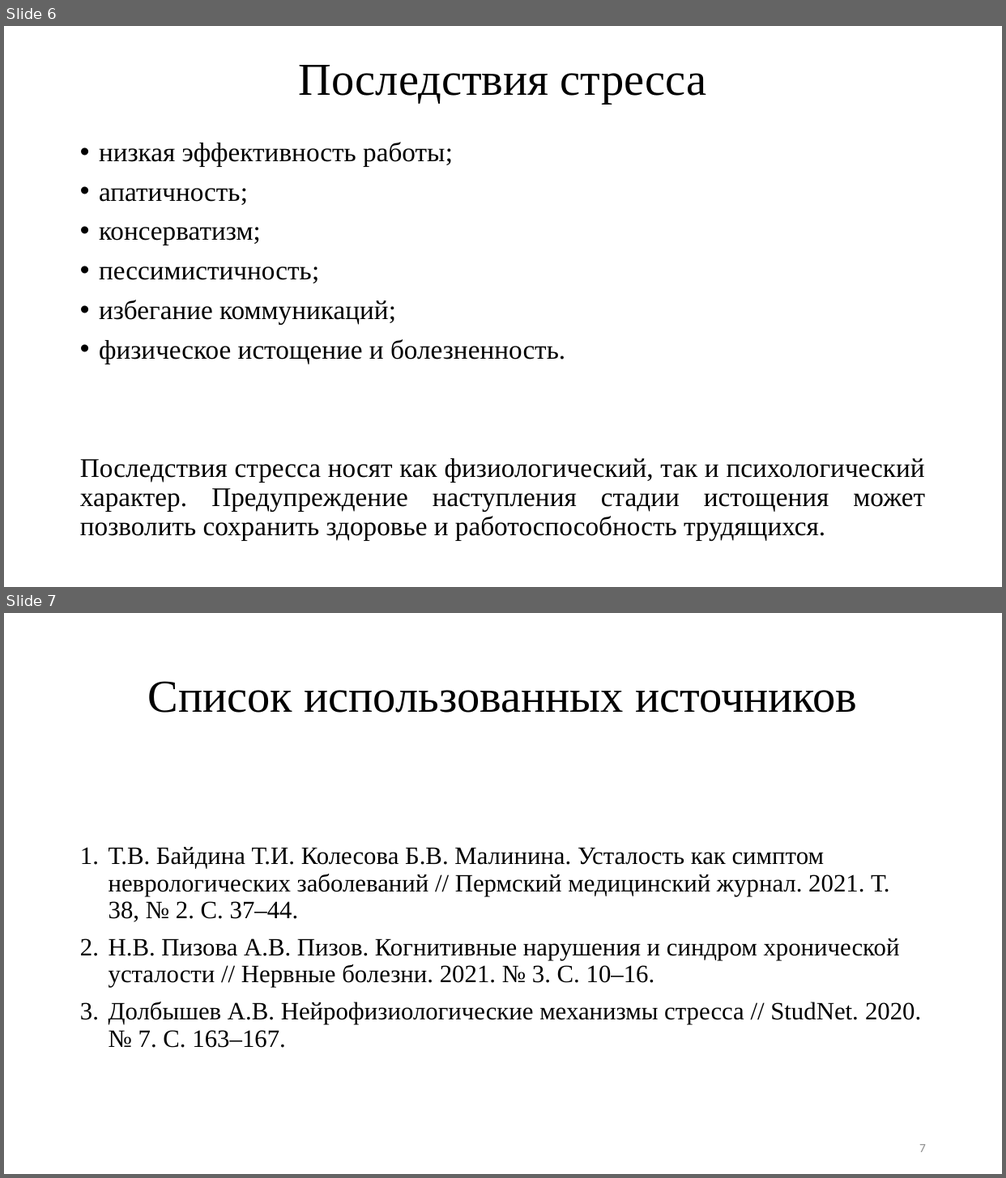
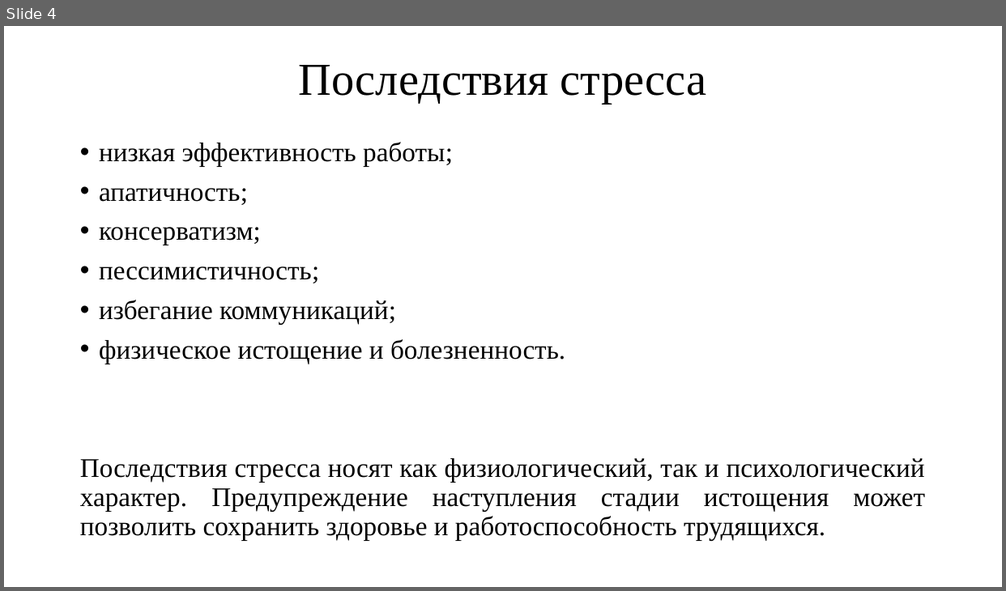
Before and after one commit to TheSawIsTheLaw/FatigueRecognitionSystem, a slide deck: Presentation/presentation.pptx. Shown one above the other, each under a label of ours: slides 6 and 7 before the commit, slide 4 after it. The pictures are 1006x1178 and 1006x591 pixels, drawn with LibreOffice and Linux fonts; fonts in the diff are those of the drawing. Boxes give left, top, right and bottom in pixels: in the first picture for what was removed or moved away, otherwise in the second. Text is boxed around its words. In the diff, an @@ line names an element or a change of style, - is before the commit and + after.

```diff
--- a/Presentation/presentation.pptx
+++ b/Presentation/presentation.pptx
@@ slide 7 removed at (4, 613, 1002, 1174), background #FFFFFF @@
@@ title removed at (148, 681, 857, 713) @@
-Список использованных источников
@@ text removed at (108, 847, 921, 1048) @@
-1. Т.В. Байдина Т.И. Колесова Б.В. Малинина. Усталость как симптом неврологических заболеваний // Пермский медицинский журнал. 2021. Т. 38, № 2. С. 37–44.
-2. Н.В. Пизова А.В. Пизов. Когнитивные нарушения и синдром хронической усталости // Нервные болезни. 2021. № 3. С. 10–16.
-3. Долбышев А.В. Нейрофизиологические механизмы стресса // StudNet. 2020. № 7. С. 163–167.
@@ page number removed at (919, 1144, 926, 1152) @@
-7
@@ what was slide 6 is now slide 4 @@
```
Also in this commit, not shown: 2 slides changed, 3 slides added, 3 other slides removed, 1 other file.
